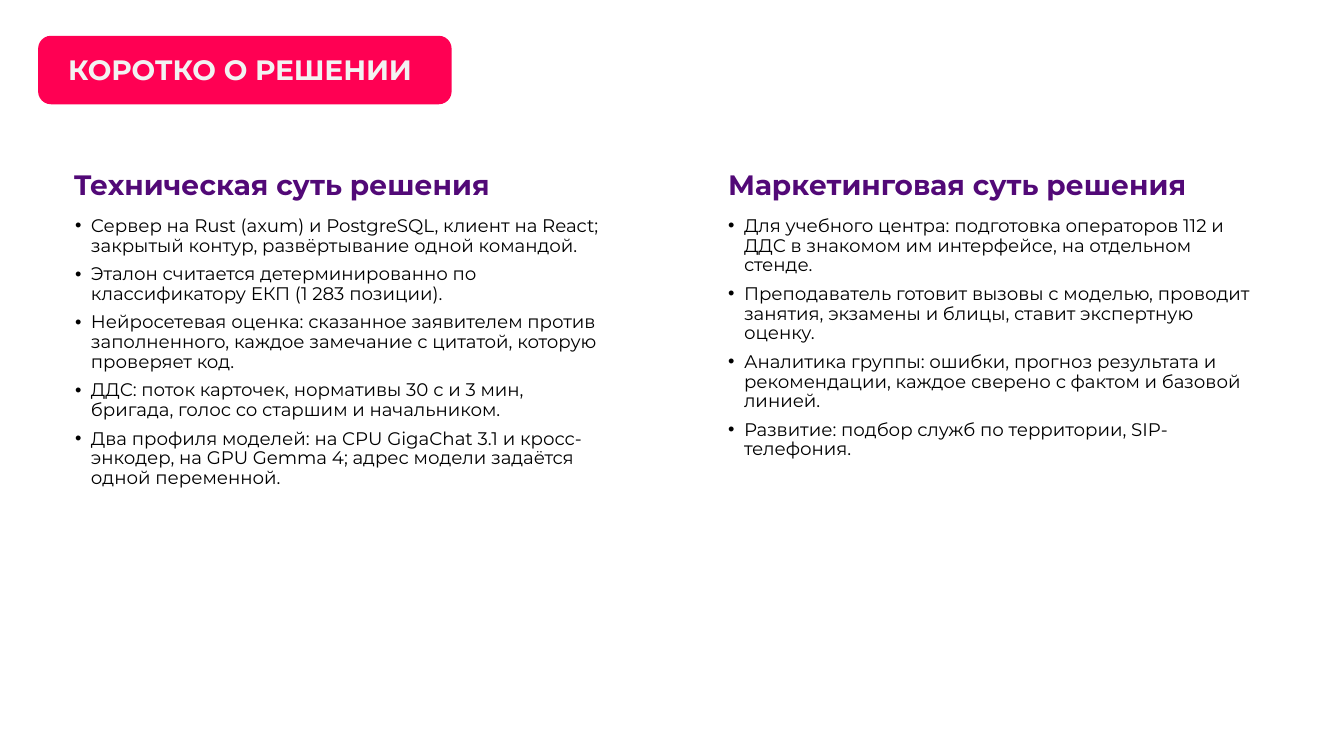
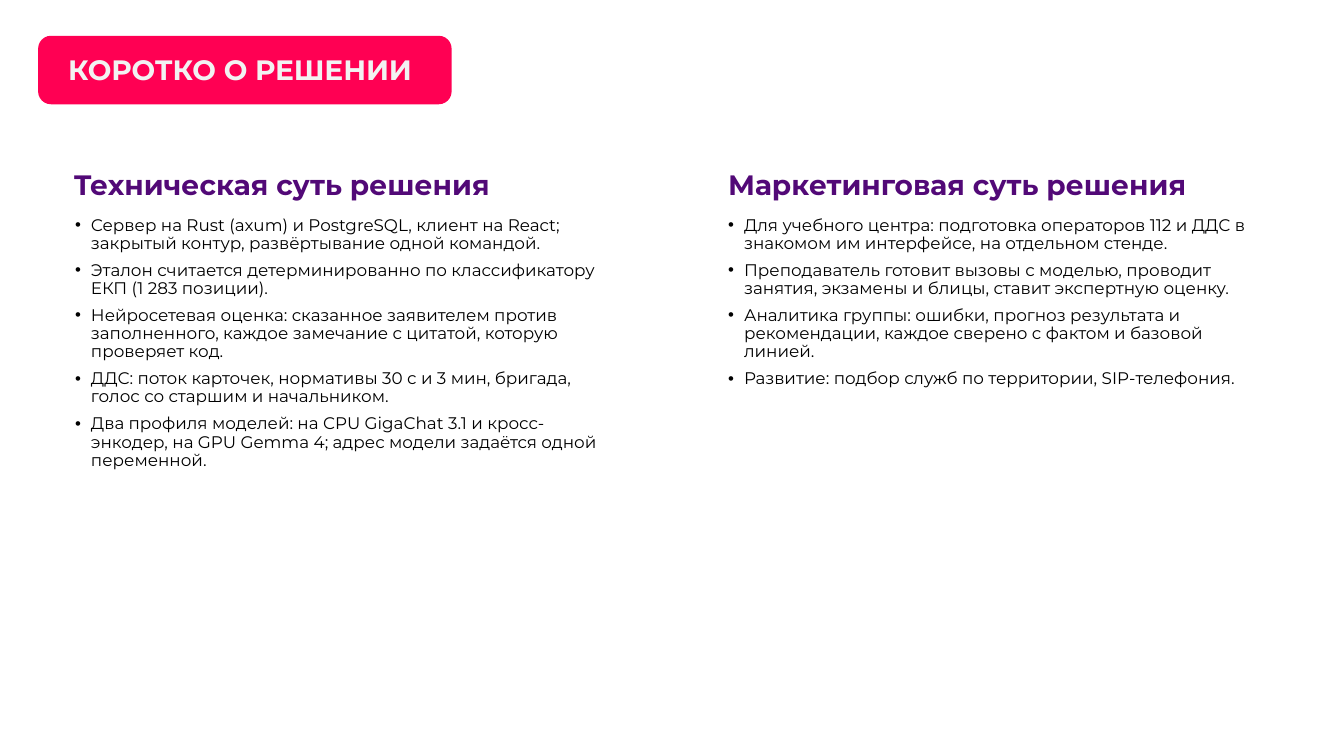
Before and after one commit to Den4ikAI/arm112-trainer_final, a slide deck: slide 5 of docs/презентация.pptx. Drawn at 1344x756 pixels with LibreOffice and Linux fonts; fonts in the diff are those of the drawing; background and template pictures are left out. Boxes give left, top, right and bottom in pixels: in the first picture for what was removed or moved away, otherwise in the second. Text is boxed around its words. In the diff, an @@ line names an element or a change of style, - is before the commit and + after.

```diff
--- a/docs/презентация.pptx
+++ b/docs/презентация.pptx
@@ text "Сервер на Rust (axum) и ..." at <box>91,218,596,470</box>: size 13 to 12 pt @@
@@ text "Для учебного центра: подготовка операторов ..." at <box>744,218,1245,388</box>: size 13 to 12 pt @@
```
Also in this commit, not shown: 3 other slides changed, 3 other files.
